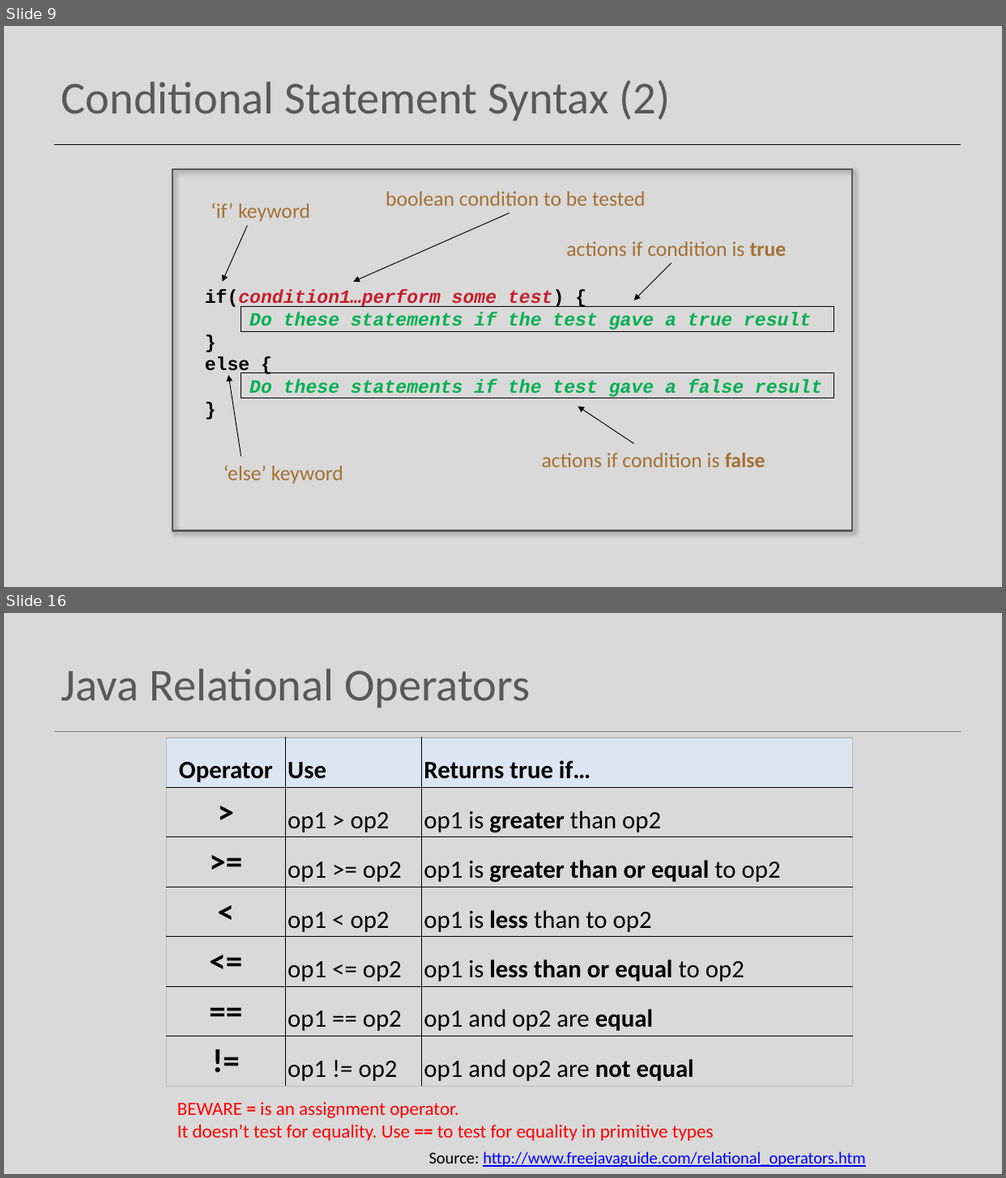
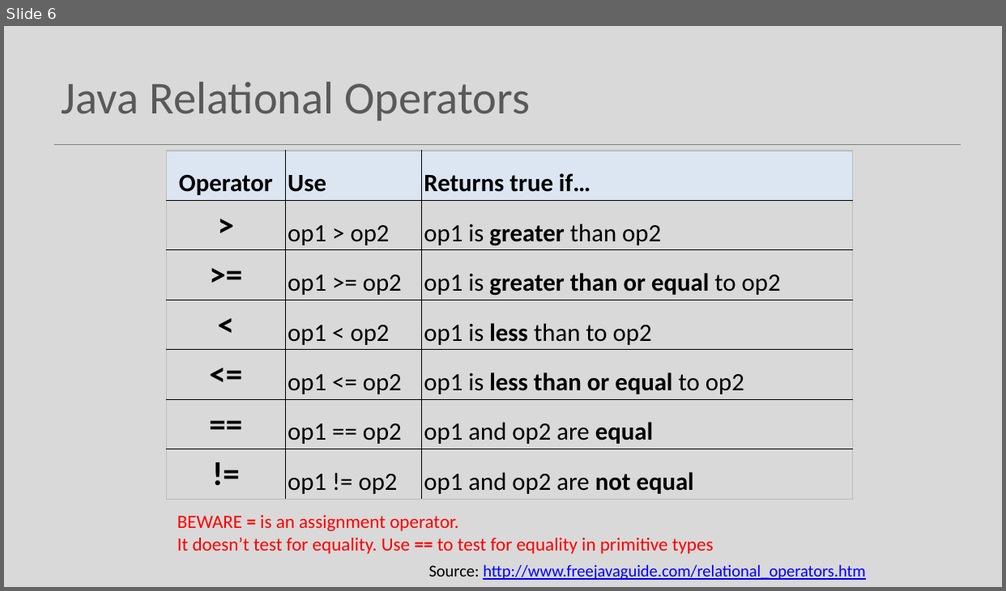
Before and after one commit to Programming-Fundamentals-SETU/prog-fund-1-sept-25, a slide deck: topic04-selection/unit-1/talk-3/c-boolean-cond.pptx. Shown one above the other, each under a label of ours: slides 9 and 16 before the commit, slide 6 after it; the slides between them are not shown. The pictures are 1006x1178 and 1006x591 pixels, drawn with LibreOffice and Linux fonts; fonts in the diff are those of the drawing. Boxes give left, top, right and bottom in pixels: in the first picture for what was removed or moved away, otherwise in the second. Text is boxed around its words. In the diff, an @@ line names an element or a change of style, - is before the commit and + after.

```diff
--- a/topic04-selection/unit-1/talk-3/c-boolean-cond.pptx
+++ b/topic04-selection/unit-1/talk-3/c-boolean-cond.pptx
@@ slide 9 removed at [4,26,1002,587], background #D9D9D9 @@
@@ title removed at [62,80,671,121] @@
-Conditional Statement Syntax (2)
@@ line removed from (54, 144) to (961, 144) @@
@@ rectangle removed at [172,169,852,531] @@
@@ text removed at [386,191,646,206] @@
-boolean condition to be tested
@@ text removed at [211,203,310,221] @@
-‘if’ keyword
@@ arrow removed from (509, 213) to (354, 282) @@
@@ arrow removed from (247, 226) to (223, 282) @@
@@ text removed at [566,241,786,256] @@
-actions if condition is true
@@ arrow removed from (671, 263) to (634, 301) @@
@@ text removed at [205,289,822,399] @@
-if(condition1…perform some test) {
-Do these statements if the test gave a true result
-}
-else {
-Do these statements if the test gave a false result
-}
@@ rectangle removed at [241,307,834,331] @@
@@ arrow removed from (241, 456) to (228, 376) @@
@@ rectangle removed at [241,373,834,398] @@
@@ arrow removed from (634, 444) to (578, 407) @@
@@ text removed at [542,453,765,467] @@
-actions if condition is false
@@ text removed at [224,466,343,484] @@
-‘else’ keyword
@@ what was slide 16 is now slide 6 @@
```
Also in this commit, not shown: 2 slides changed, 11 slides added, 14 other slides removed, 4 other files.
